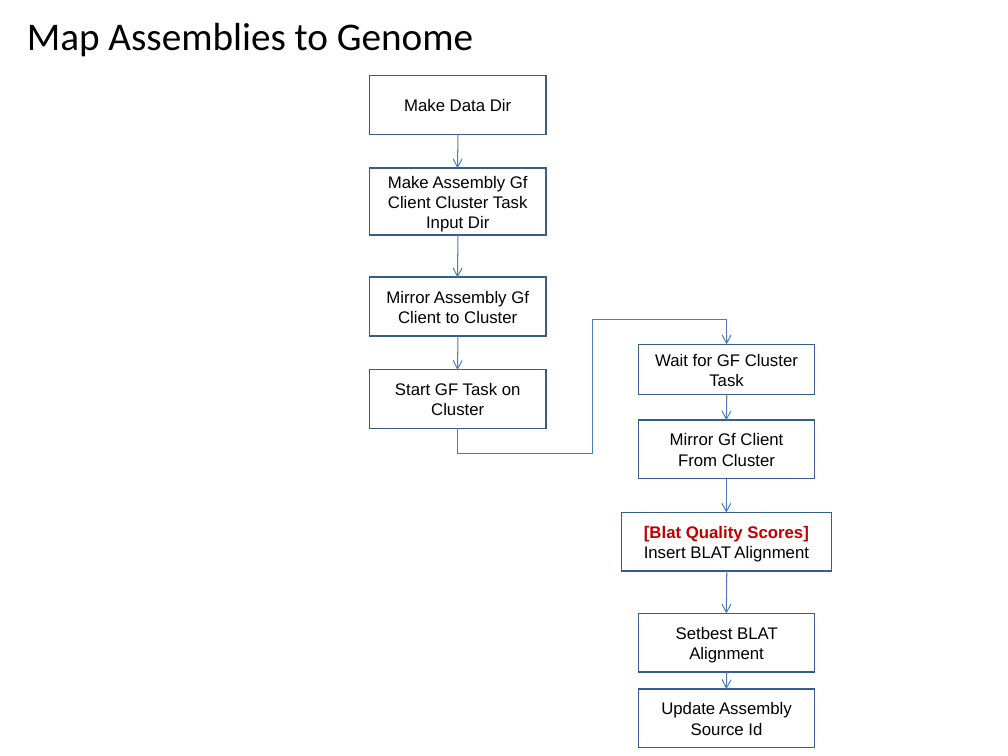
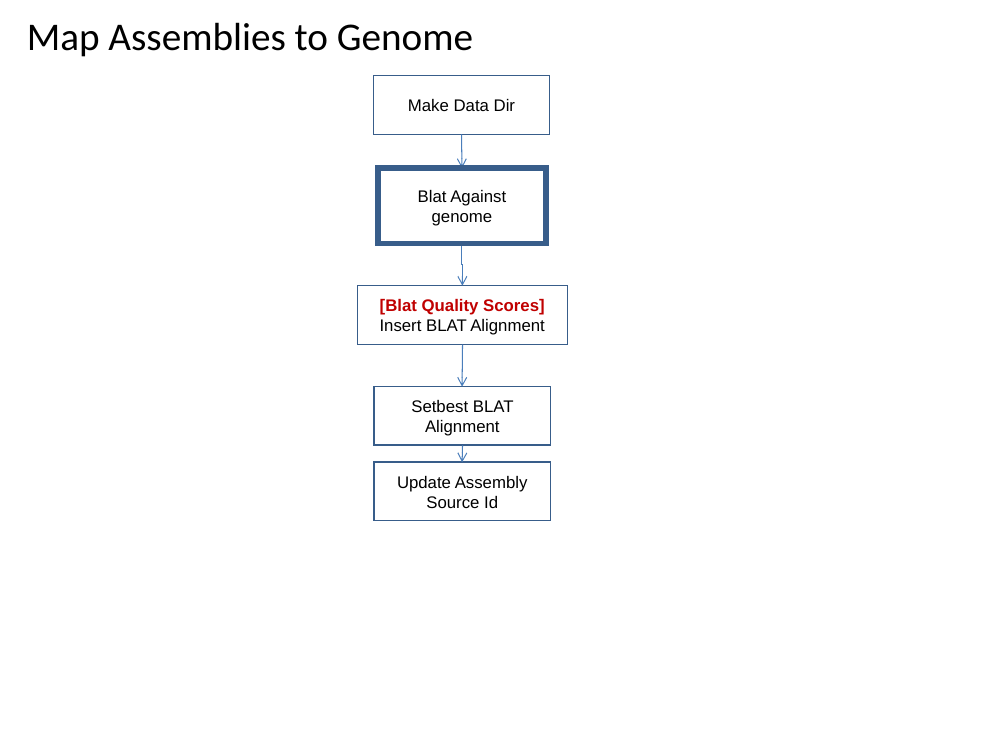
Before and after one commit to VEuPathDB/ApiCommonWorkflow, a slide deck: slide 61 of Main/doc/IntegratedWorkflow.ppt (slide 60 before the commit). Drawn at 1008x756 pixels with LibreOffice and Linux fonts; fonts in the diff are those of the drawing. Boxes give left, top, right and bottom in pixels: in the first picture for what was removed or moved away, otherwise in the second. Text is boxed around its words. In the diff, an @@ line names an element or a change of style, - is before the commit and + after.

Commit message:
adjust graph for blat against genome

```diff
--- a/Main/doc/IntegratedWorkflow.ppt
+++ b/Main/doc/IntegratedWorkflow.ppt
@@ arrow moved from (458, 134) - (458, 168) to (462, 134) - (462, 168) @@
@@ rectangle removed at (370,168,546,236) @@
-Make Assembly Gf Client Cluster Task Input Dir
@@ rectangle added at (378,168,546,244), outline #385D8A 4 pt, 12 pt, text #000000 @@
+Blat Against genome
@@ arrow moved from (458, 236) - (458, 277) to (462, 244) - (463, 285) @@
@@ arrow (462, 244) - (463, 285): arrow to elbow arrow @@
@@ rectangle removed at (370,277,546,336) @@
-Mirror Assembly Gf Client to Cluster
@@ elbow arrow removed from (458, 428) to (727, 345) @@
@@ arrow moved from (458, 336) - (458, 370) to (463, 345) - (462, 387) @@
@@ rectangle removed at (638,345,814,395) @@
-Wait for GF Cluster Task
@@ rectangle removed at (370,370,546,428) @@
-Start GF Task on Cluster
@@ arrow removed from (727, 395) to (727, 420) @@
@@ 3 rectangles, 1 arrow: place and size @@
-3 rectangles, 1 arrow at (622,512,832,747)
+3 rectangles, 1 arrow at (358,285,568,520)
@@ rectangle removed at (638,420,814,479) @@
-Mirror Gf Client From Cluster
@@ elbow arrow removed from (727, 479) to (727, 513) @@
@@ arrow removed from (727, 572) to (727, 614) @@
```
Also in this commit, not shown: 3 other slides changed, 1 slide added.
